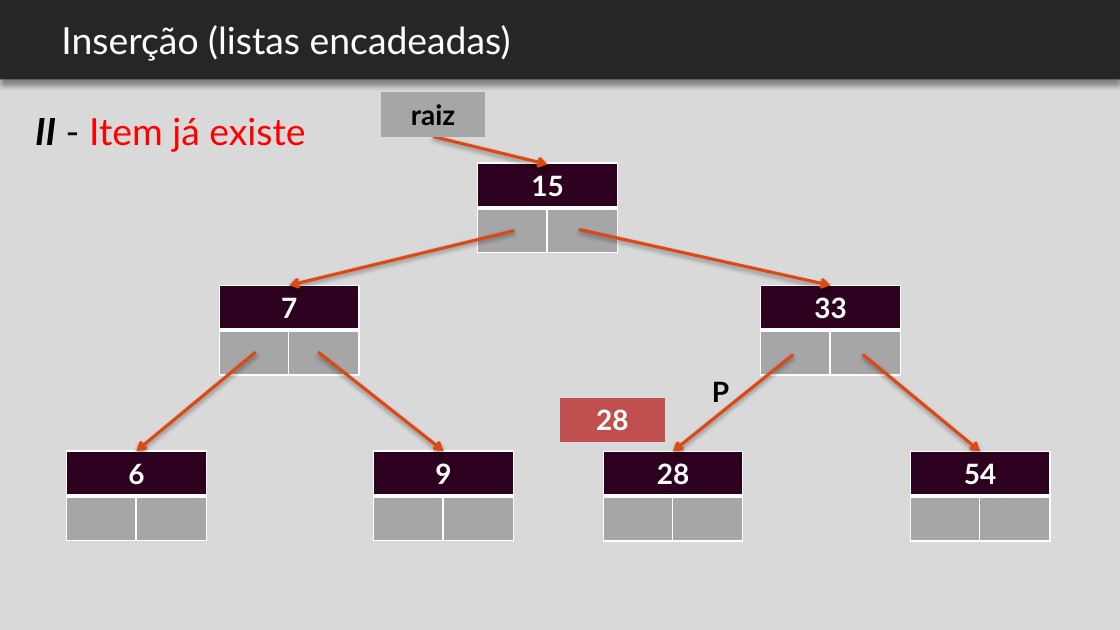
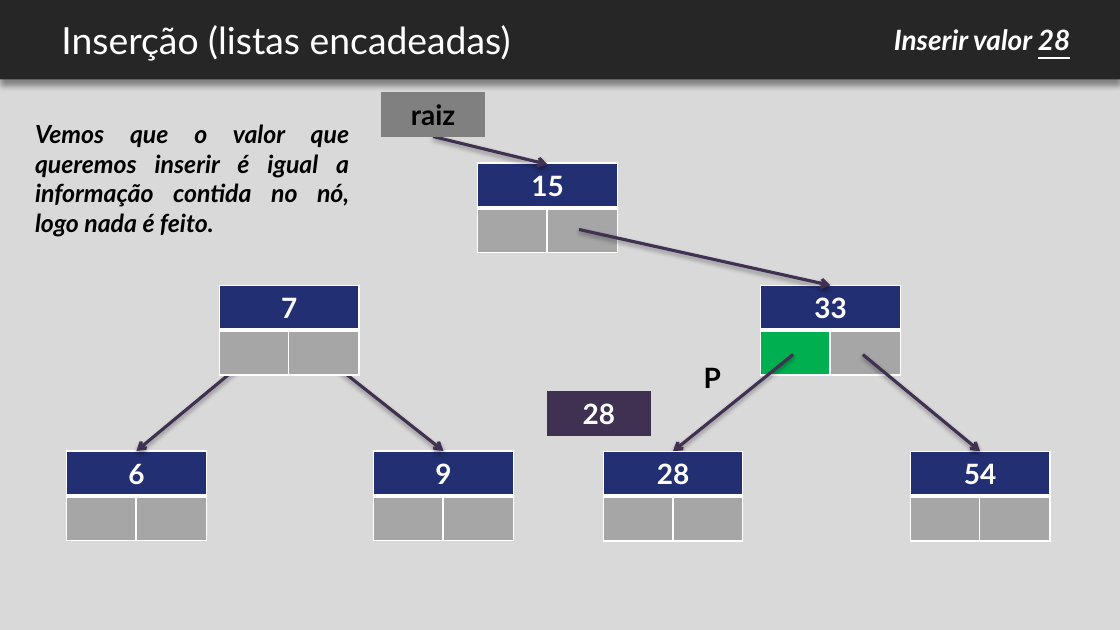
Before and after one commit to felipemarc/AED1_2016-2, a slide deck: slide 29 of ap_arvores/AED - arvores.pptx (slide 27 before the commit). Drawn at 1120x630 pixels with LibreOffice and Linux fonts; fonts in the diff are those of the drawing; background and template pictures are left out. Boxes give left, top, right and bottom in pixels: in the first picture for what was removed or moved away, otherwise in the second. Text is boxed around its words. In the diff, an @@ line names an element or a change of style, - is before the commit and + after.

```diff
--- a/ap_arvores/AED - arvores.pptx
+++ b/ap_arvores/AED - arvores.pptx
@@ text added at box(894, 29, 1070, 51), 18 pt, text #FFFFFF, bold, italic @@
+Inserir valor 28
@@ text removed at box(35, 118, 305, 152) @@
-II - Item já existe
@@ table at box(381, 92, 485, 137) @@
@@ fill #A6A6A6 to #808080 in row 1, column 1 @@
@@ text added at box(35, 124, 349, 237), 16 pt, text #000000, bold, italic @@
+Vemos que o valor que queremos inserir é igual a informação contida no nó, logo nada é feito.
@@ arrow (433, 137) - (548, 165): stroke #DD4814 2 pt to #403152 2 pt @@
@@ table at box(478, 162, 618, 252) @@
@@ fill #2C001E to #232F73 in row 1, column 1 @@
@@ arrow removed from (514, 231) to (289, 286) @@
@@ arrow (579, 230) - (831, 286): stroke #DD4814 2 pt to #403152 2 pt @@
@@ table at box(220, 286, 360, 375) @@
@@ fill #2C001E to #232F73 in row 1, column 1 @@
@@ table at box(760, 286, 900, 375) @@
@@ fill #2C001E to #232F73 in row 1, column 1 @@
@@ fill #A6A6A6 to #00B050 in row 2, column 1 @@
@@ arrow (255, 352) - (137, 451): stroke #DD4814 2 pt to #403152 2 pt @@
@@ arrow (318, 352) - (444, 451): stroke #DD4814 2 pt to #403152 2 pt @@
@@ arrow (793, 355) - (673, 451): stroke #DD4814 2 pt to #403152 2 pt @@
@@ text "P" rewrapped from box(712, 381, 729, 408) to box(704, 367, 721, 388) @@
@@ arrow (862, 355) - (980, 451): stroke #DD4814 2 pt to #403152 2 pt @@
@@ table at box(547, 391, 651, 436) @@
@@ fill #C0504D to #403152 in row 1, column 1 @@
@@ table: place and size @@
-table at box(560, 398, 664, 442)
+table at box(547, 391, 651, 436)
@@ table at box(67, 451, 207, 541) @@
@@ fill #2C001E to #232F73 in row 1, column 1 @@
@@ table at box(374, 451, 514, 541) @@
@@ fill #2C001E to #232F73 in row 1, column 1 @@
@@ table at box(604, 451, 744, 541) @@
+column 3:  | 
@@ table at box(911, 451, 1051, 541) @@
@@ fill #2C001E to #232F73 in row 1, column 1 @@
```
Also in this commit, not shown: 10 other slides changed, 4 slides added, 1 other file.
